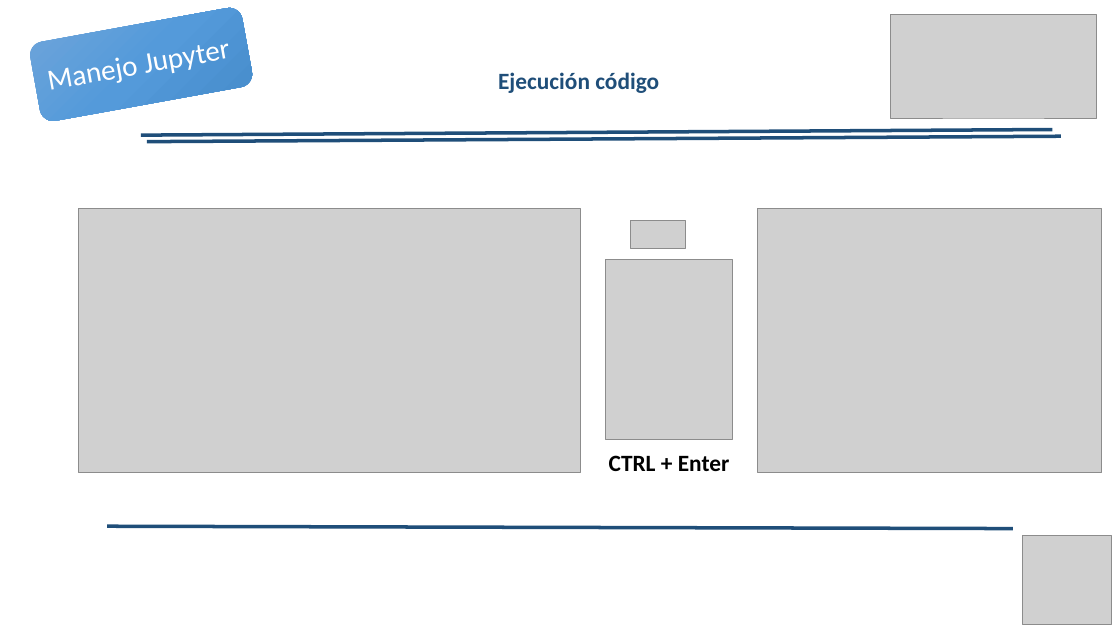
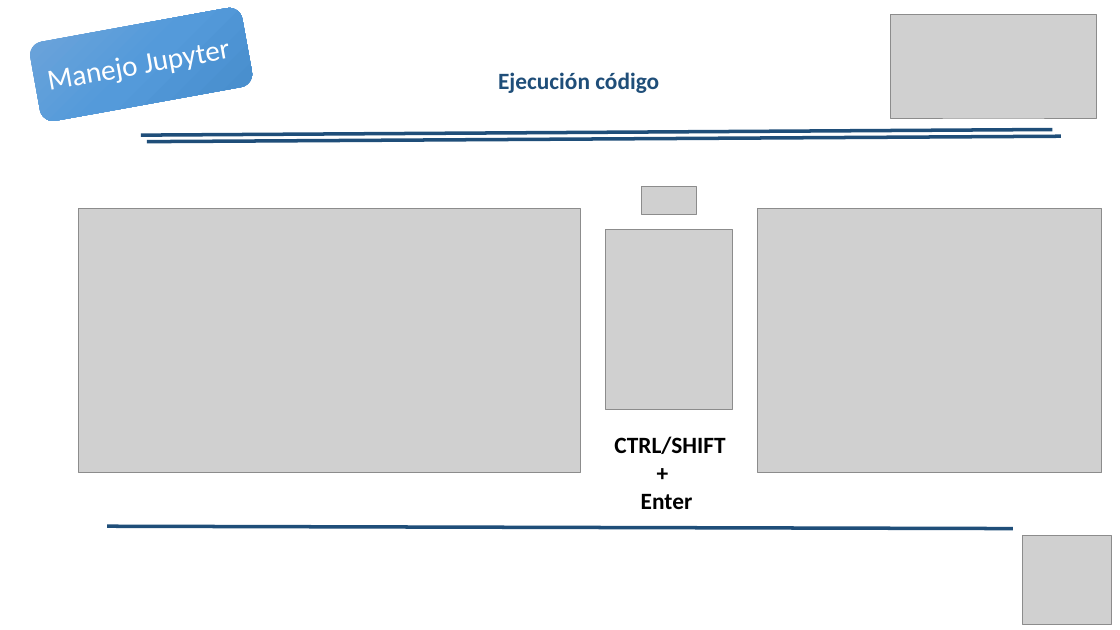
Before and after one commit to Duvandres19/Analitica_Python, a slide deck: slide 8 of Curso_Analitica_LecturaFuentesDatos.pptx (slide 7 before the commit). Drawn at 1120x630 pixels with LibreOffice and Linux fonts; fonts in the diff are those of the drawing; grey boxes stand for pictures; background and template pictures are left out. Boxes give left, top, right and bottom in pixels: in the first picture for what was removed or moved away, otherwise in the second. Text is boxed around its words. In the diff, an @@ line names an element or a change of style, - is before the commit and + after.

```diff
--- a/Curso_Analitica_LecturaFuentesDatos.pptx
+++ b/Curso_Analitica_LecturaFuentesDatos.pptx
@@ picture: place and size @@
-picture at box(631, 220, 686, 248)
+picture at box(642, 187, 697, 214)
@@ picture: place and size @@
-picture at box(606, 260, 732, 439)
+picture at box(606, 230, 732, 410)
@@ text at box(614, 436, 725, 509): text changed @@
-CTRL + Enter
+CTRL/SHIFT
++
+Enter
```
Also in this commit, not shown: 16 other slides changed, 2 slides added, 1 slide removed, 31 other files.
